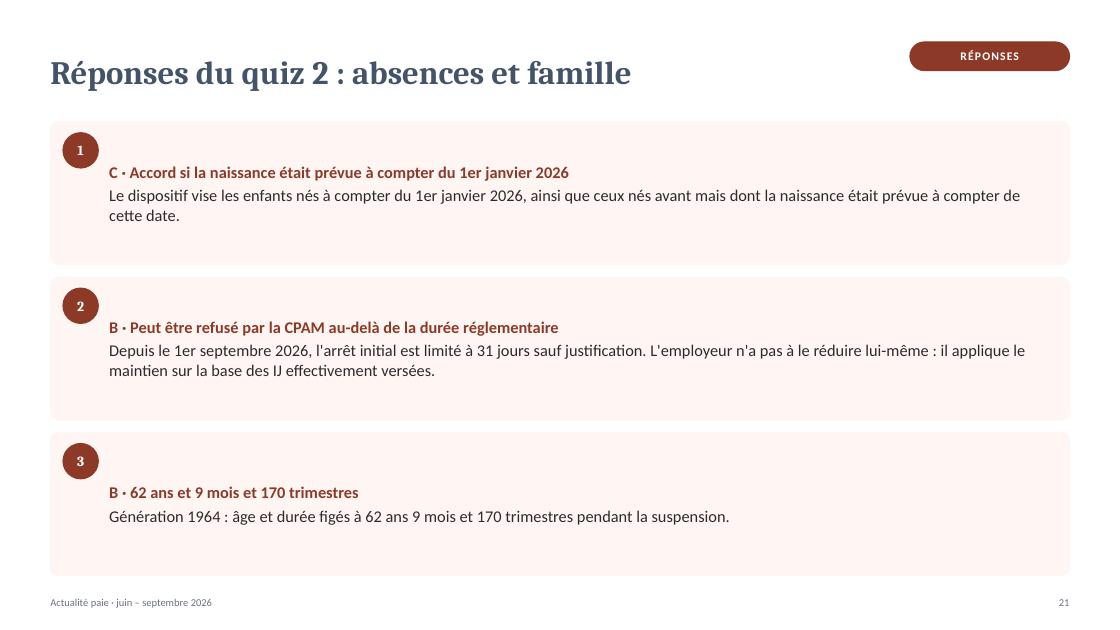
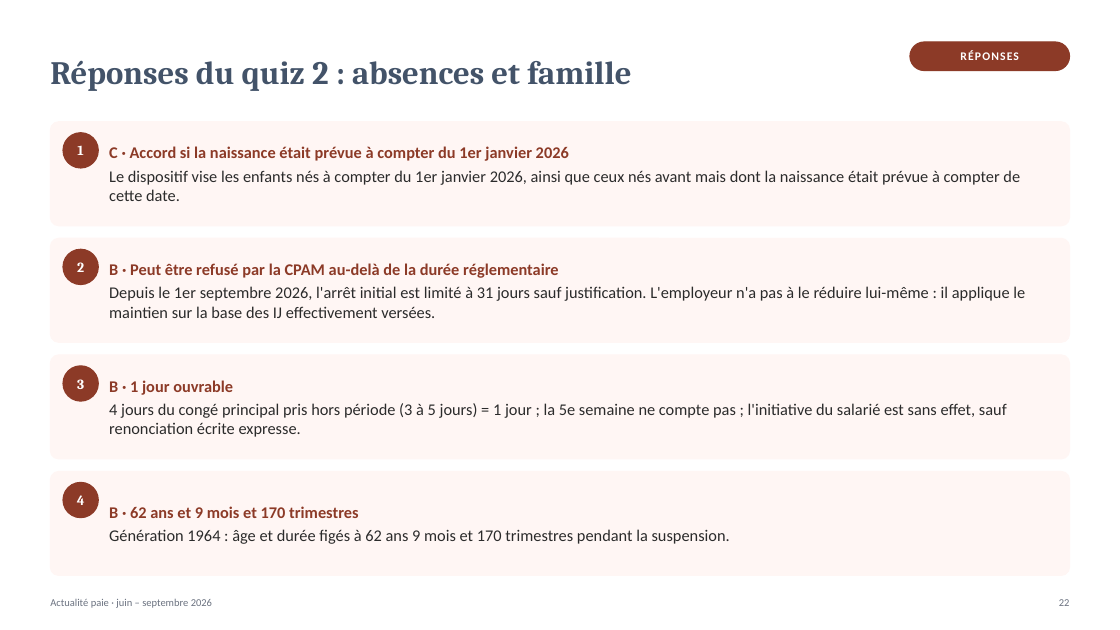
Before and after one commit to RENDU73/FORMATION, a slide deck: slide 22 of livrables/ACTUALITE_PAIE_JUIN_SEPTEMBRE_2026.pptx (slide 21 before the commit). Drawn at 1120x630 pixels with LibreOffice and Linux fonts; fonts in the diff are those of the drawing. Boxes give left, top, right and bottom in pixels: in the first picture for what was removed or moved away, otherwise in the second. Text is boxed around its words. In the diff, an @@ line names an element or a change of style, - is before the commit and + after.

```diff
--- a/livrables/ACTUALITE_PAIE_JUIN_SEPTEMBRE_2026.pptx
+++ b/livrables/ACTUALITE_PAIE_JUIN_SEPTEMBRE_2026.pptx
@@ rounded rectangle: place and size @@
-rounded rectangle at [50, 122, 1070, 265]
+rounded rectangle at [50, 122, 1070, 226]
@@ text "C · Accord si la ...": place and size @@
-text "C · Accord si la ..." at [109, 166, 1020, 221]
+text "C · Accord si la ..." at [109, 146, 1020, 201]
@@ rounded rectangle: place and size @@
-rounded rectangle at [50, 277, 1070, 420]
+rounded rectangle at [50, 239, 1070, 343]
@@ text "2": place and size @@
-text "2" at [77, 301, 84, 311]
+text "2" at [77, 262, 84, 272]
@@ ellipse: place and size @@
-ellipse at [63, 288, 98, 323]
+ellipse at [63, 250, 98, 285]
@@ text "B · Peut être refusé ...": place and size @@
-text "B · Peut être refusé ..." at [109, 321, 1025, 376]
+text "B · Peut être refusé ..." at [109, 263, 1025, 318]
@@ proportions changed in 3 elements at [50, 122, 1070, 226], [50, 239, 1070, 343], [50, 355, 1070, 459] @@
@@ rounded rectangle: place and size @@
-rounded rectangle at [50, 433, 1070, 576]
+rounded rectangle at [50, 355, 1070, 459]
@@ text "3": place and size @@
-text "3" at [77, 456, 84, 466]
+text "3" at [77, 379, 84, 389]
@@ ellipse: place and size @@
-ellipse at [63, 444, 98, 479]
+ellipse at [63, 366, 98, 402]
@@ text added at [109, 380, 1007, 437], 14 pt, text #2B2B2B @@
+B · 1 jour ouvrable
+4 jours du congé principal pris hors période (3 à 5 jours) = 1 jour ; la 5e semaine ne compte pas ; l'initiative du salarié est sans effet, sauf renonciation écrite expresse.
@@ rounded rectangle added at [50, 471, 1070, 576], fill #FFF6F4, outline #FFF6F4 1 pt @@
@@ text "B · 62 ans et ...": place and size @@
-text "B · 62 ans et ..." at [109, 486, 730, 525]
+text "B · 62 ans et ..." at [109, 506, 730, 544]
@@ ellipse added at [63, 482, 98, 518], fill #8C3A27, outline #8C3A27 1 pt @@
@@ text added at [77, 495, 85, 505], 12 pt, text #FFFFFF, bold @@
+4
```
Also in this commit, not shown: 47 other slides changed, 1 slide added, 3 other files.
